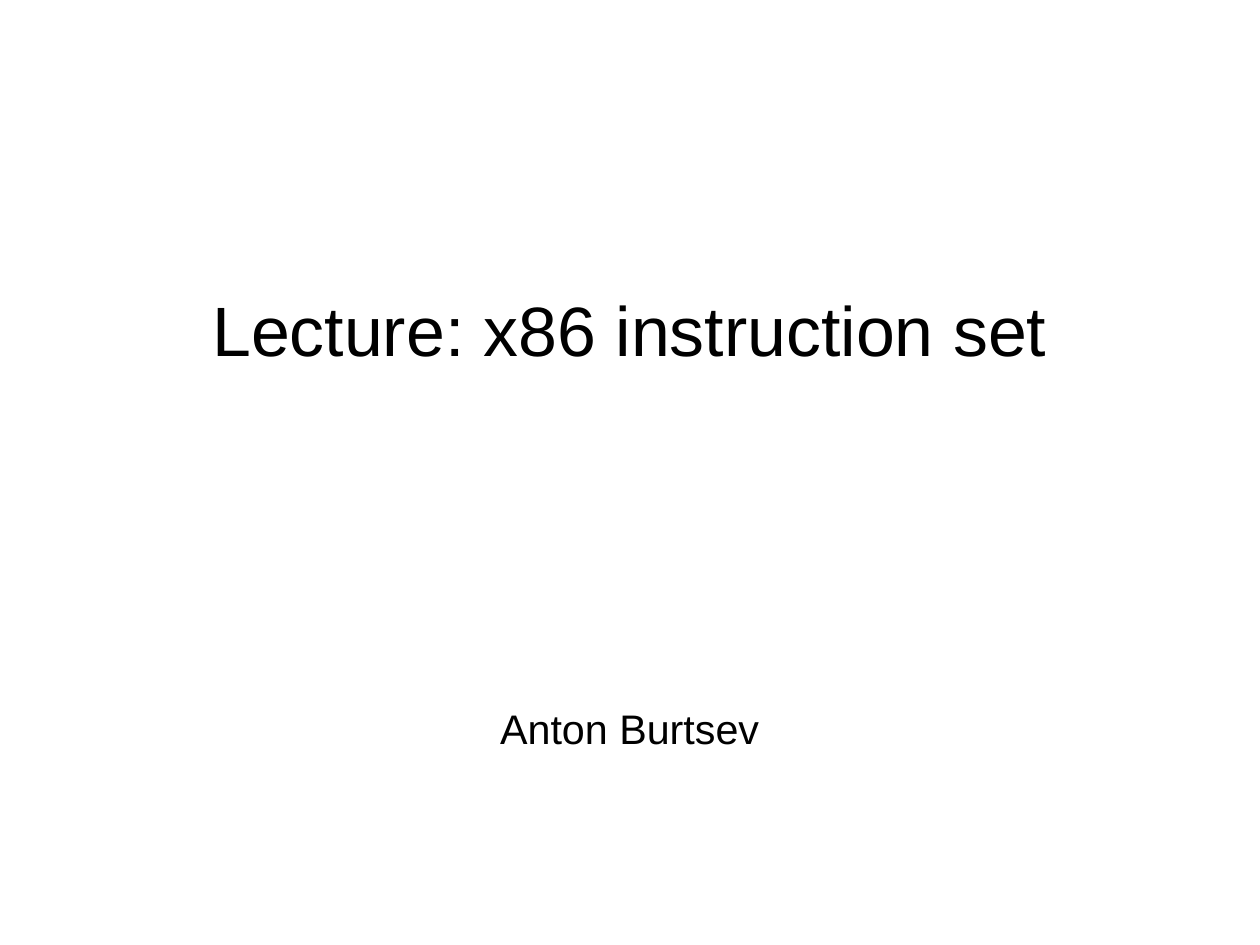
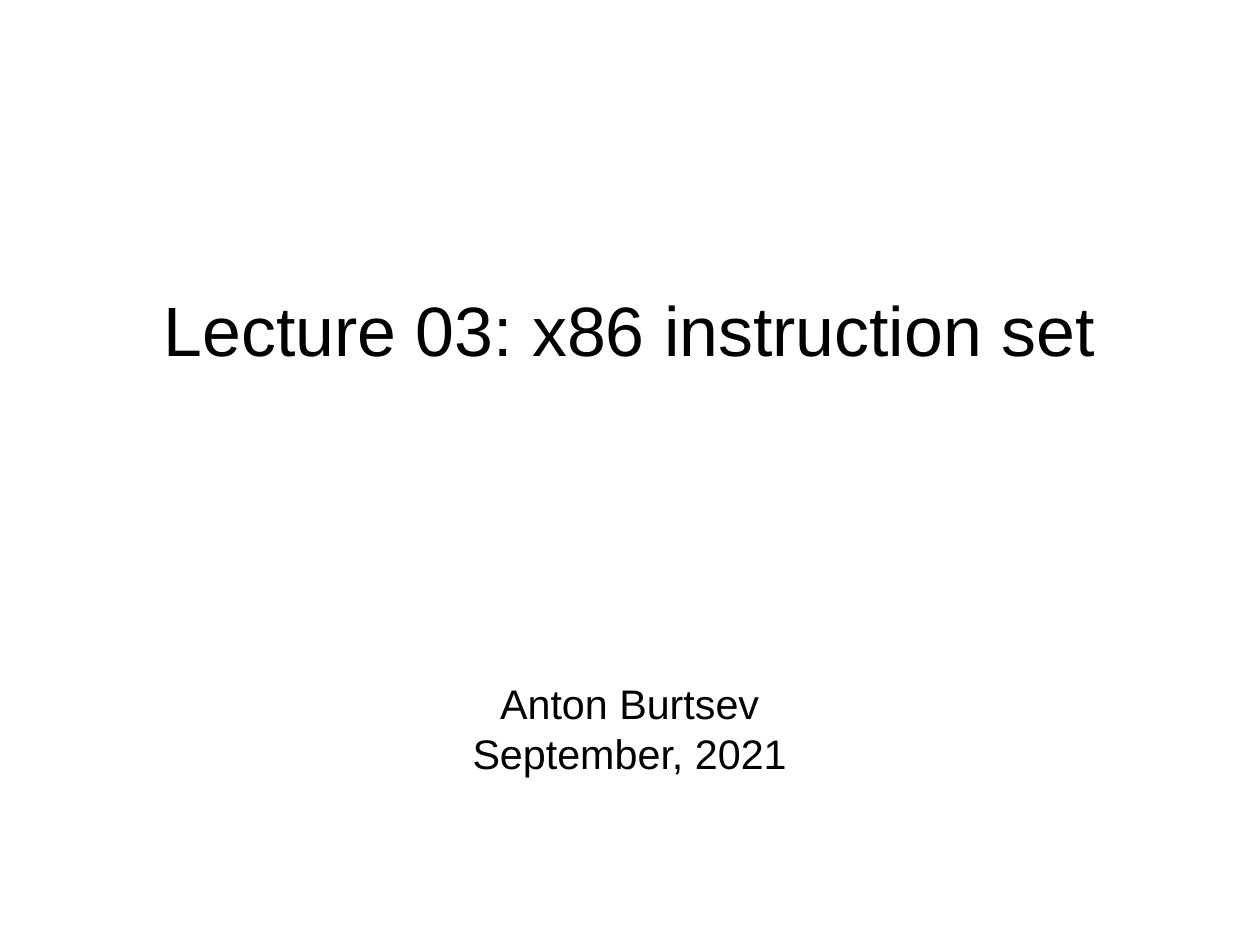
Before and after one commit to antonburtsev/cs5460, a slide deck: slide 1 of lectures/lecture03-x86-asm/lecture03-x86-asm.odp. Drawn at 1260x945 pixels with LibreOffice and Linux fonts; fonts in the diff are those of the drawing. Boxes give left, top, right and bottom in pixels: in the first picture for what was removed or moved away, otherwise in the second. Text is boxed around its words. In the diff, an @@ line names an element or a change of style, - is before the commit and + after.

Commit message:
Lecture 03 instruction set

```diff
--- a/lectures/lecture03-x86-asm/lecture03-x86-asm.odp
+++ b/lectures/lecture03-x86-asm/lecture03-x86-asm.odp
@@ title at box(164, 305, 1094, 357): text changed @@
-Lecture: x86 instruction set
+Lecture 03: x86 instruction set
@@ subtitle at box(473, 739, 787, 777): paragraph added @@
+September, 2021
```
Also in this commit, not shown: 2 other files.
